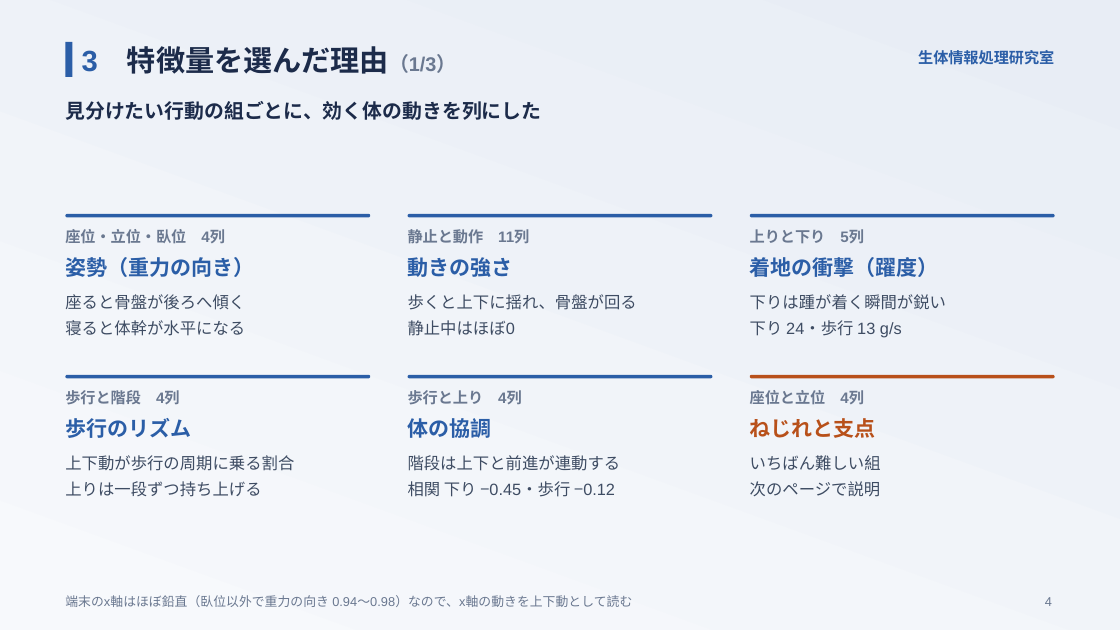
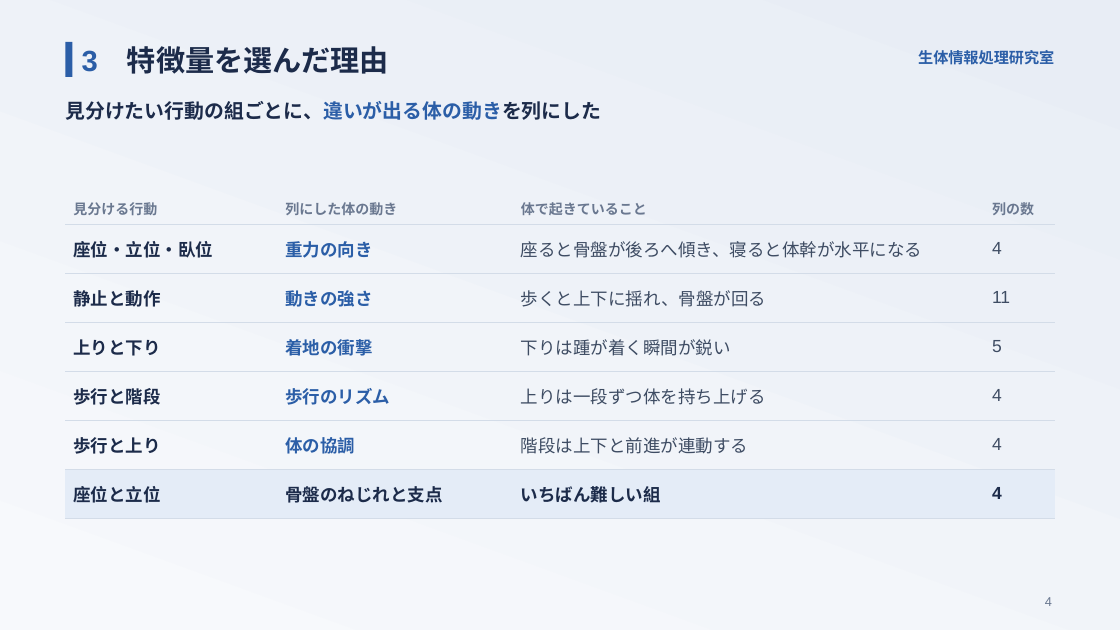
Before and after one commit to takuto-nohara/DataScienceContest, a slide deck: slide 4 of presentation/final_seitailab.pptx. Drawn at 1120x630 pixels with LibreOffice and Linux fonts; fonts in the diff are those of the drawing. Boxes give left, top, right and bottom in pixels: in the first picture for what was removed or moved away, otherwise in the second. Text is boxed around its words. In the diff, an @@ line names an element or a change of style, - is before the commit and + after.

```diff
--- a/presentation/final_seitailab.pptx
+++ b/presentation/final_seitailab.pptx
@@ text at box(82, 46, 389, 74): text changed @@
-3 特徴量を選んだ理由（1/3）
+3 特徴量を選んだ理由
@@ text at box(65, 101, 601, 120): text changed @@
-見分けたい行動の組ごとに、効く体の動きを列にした
+見分けたい行動の組ごとに、違いが出る体の動きを列にした
@@ table added at box(66, 193, 1054, 518), 7 rows, 4 columns @@
+見分ける行動 | 列にした体の動き | 体で起きていること | 列の数
+座位・立位・臥位 | 重力の向き | 座ると骨盤が後ろへ傾き、寝ると体幹が水平になる | 4
+静止と動作 | 動きの強さ | 歩くと上下に揺れ、骨盤が回る | 11
+上りと下り | 着地の衝撃 | 下りは踵が着く瞬間が鋭い | 5
+歩行と階段 | 歩行のリズム | 上りは一段ずつ体を持ち上げる | 4
+歩行と上り | 体の協調 | 階段は上下と前進が連動する | 4
+座位と立位 | 骨盤のねじれと支点 | いちばん難しい組 | 4
@@ text removed at box(65, 229, 225, 244) @@
-座位・立位・臥位 4列
@@ rounded rectangle removed at box(66, 214, 371, 218) @@
@@ rounded rectangle removed at box(408, 214, 712, 218) @@
@@ text removed at box(408, 229, 529, 244) @@
-静止と動作 11列
@@ rounded rectangle removed at box(750, 214, 1055, 218) @@
@@ text removed at box(750, 229, 864, 244) @@
-上りと下り 5列
@@ text removed at box(65, 257, 254, 277) @@
-姿勢（重力の向き）
@@ text removed at box(408, 257, 513, 277) @@
-動きの強さ
@@ text removed at box(750, 257, 939, 277) @@
-着地の衝撃（躍度）
@@ text removed at box(65, 294, 245, 336) @@
-座ると骨盤が後ろへ傾く
-寝ると体幹が水平になる
@@ text removed at box(408, 294, 637, 336) @@
-歩くと上下に揺れ、骨盤が回る
-静止中はほぼ0
@@ text removed at box(750, 294, 946, 338) @@
-下りは踵が着く瞬間が鋭い
-下り 24・歩行 13 g/s
@@ rounded rectangle removed at box(66, 375, 371, 378) @@
@@ rounded rectangle removed at box(408, 375, 712, 378) @@
@@ rounded rectangle removed at box(750, 375, 1055, 378) @@
@@ text removed at box(65, 390, 180, 405) @@
-歩行と階段 4列
@@ text removed at box(65, 418, 191, 438) @@
-歩行のリズム
@@ text removed at box(408, 390, 522, 405) @@
-歩行と上り 4列
@@ text removed at box(408, 418, 492, 438) @@
-体の協調
@@ text removed at box(750, 390, 864, 405) @@
-座位と立位 4列
@@ text removed at box(750, 418, 876, 438) @@
-ねじれと支点
@@ text removed at box(65, 455, 294, 497) @@
-上下動が歩行の周期に乗る割合
-上りは一段ずつ持ち上げる
@@ text removed at box(408, 455, 621, 497) @@
-階段は上下と前進が連動する
-相関 下り −0.45・歩行 −0.12
@@ text removed at box(750, 455, 881, 497) @@
-いちばん難しい組
-次のページで説明
@@ text removed at box(65, 595, 632, 607) @@
-端末のx軸はほぼ鉛直（臥位以外で重力の向き 0.94〜0.98）なので、x軸の動きを上下動として読む
```
Also in this commit, not shown: 6 other slides changed, 16 other files.
